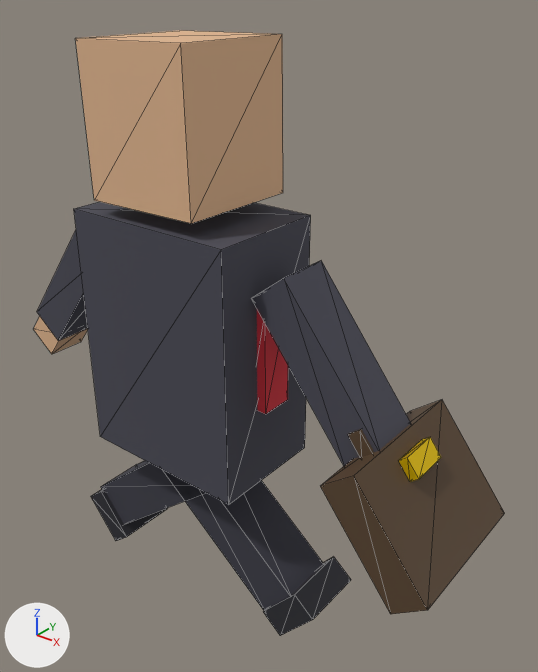
The glTF model public/assets/actors/presidente.gltf as it was, and as the next commit left it.
One viewpoint serves both versions: a 50 mm camera at (0.976, -0.982, 1.446) aimed at (0.115, 0.095, 0.779). The lights are fixed; the arrows at lower left show +X, +Y and +Z. The older version comes first. Both versions are drawn at frame 4 of the action 'walk'; the numbers are the values there. Mesh edges are drawn as thin lines.

Objects in the first picture: 'armLMesh', 'armRMesh', 'briefcase', 'caseClasp', 'handL', 'head', 'legLMesh', 'legRMesh', 'shoeL', 'shoeR', 'tie', 'torso' and 1 more.
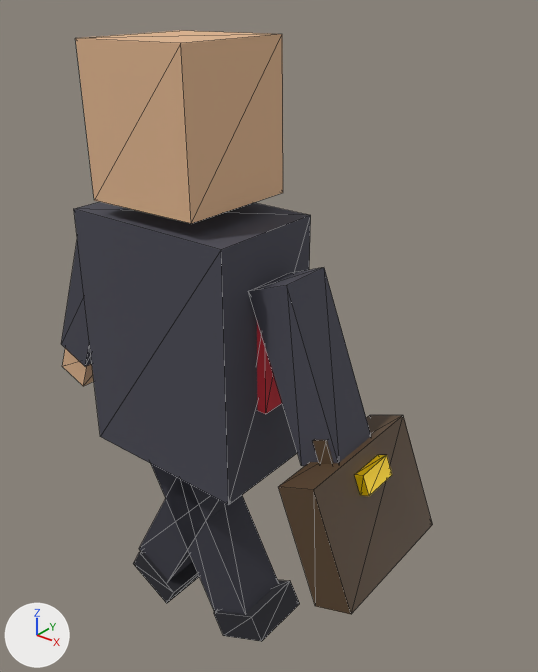
ob_arml is not drawn itself; it is the parent of ob_armlmesh, ob_handl.
ob_armr is not drawn itself; it is the parent of ob_armrmesh, ob_handr, ob_briefcase, ob_casehandle, ob_caseclasp.
ob_legl is not drawn itself; it is the parent of ob_leglmesh, ob_shoel.
ob_legr is not drawn itself; it is the parent of ob_legrmesh, ob_shoer.

What differs and where, as boxes [x1, y1, x2, y2] in the pictures (538 x 672 px):
'briefcase', turned: before [320, 400, 505, 614]; after [278, 415, 433, 614]
'armRMesh', turned: before [251, 261, 411, 466]; after [249, 267, 371, 466]
'legLMesh', turned: before [165, 471, 323, 611]; after [151, 464, 279, 614]
'legRMesh', turned: before [101, 461, 205, 524]; after [139, 478, 228, 581]
'shoeL', turned: before [263, 557, 351, 636]; after [214, 580, 300, 642]
'armLMesh', turned: before [37, 231, 88, 341]; after [61, 242, 92, 367]
'shoeR', turned: before [91, 490, 167, 541]; after [133, 550, 199, 603]
'caseClasp', turned: before [399, 437, 441, 482]; after [354, 455, 392, 496]
'handL', turned: before [33, 316, 88, 354]; after [62, 348, 94, 386]
'caseHandle', turned: before [348, 429, 374, 458]; after [313, 440, 334, 464]

The edits, one by one:
Object 'armL' (ob_arml) turns from (0, 38, 0) to (0, 21, 0) degrees about x, y and z.
Object 'armR' (ob_armr) turns from (0, -38, 0) to (0, -21, 0) degrees about x, y and z.
Object 'legL' (ob_legl) turns from (0, -51, 0) to (0, -28, 0) degrees about x, y and z.
Object 'legR' (ob_legr) turns from (0, 51, 0) to (0, 28, 0) degrees about x, y and z.
